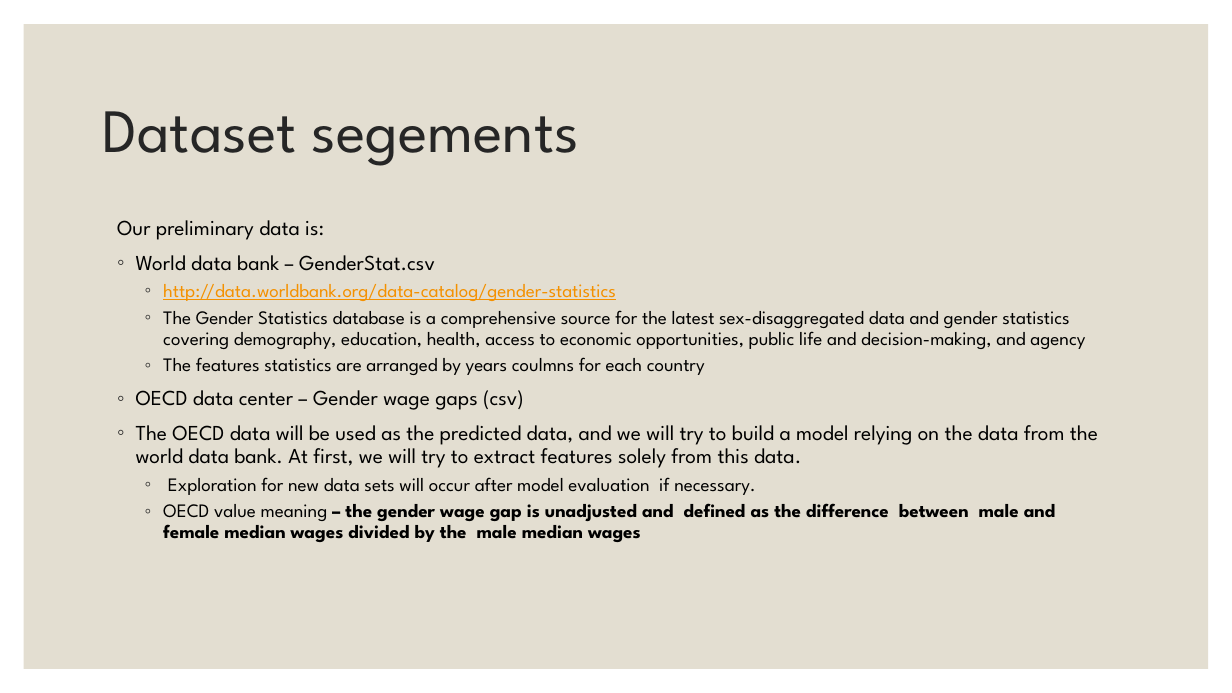
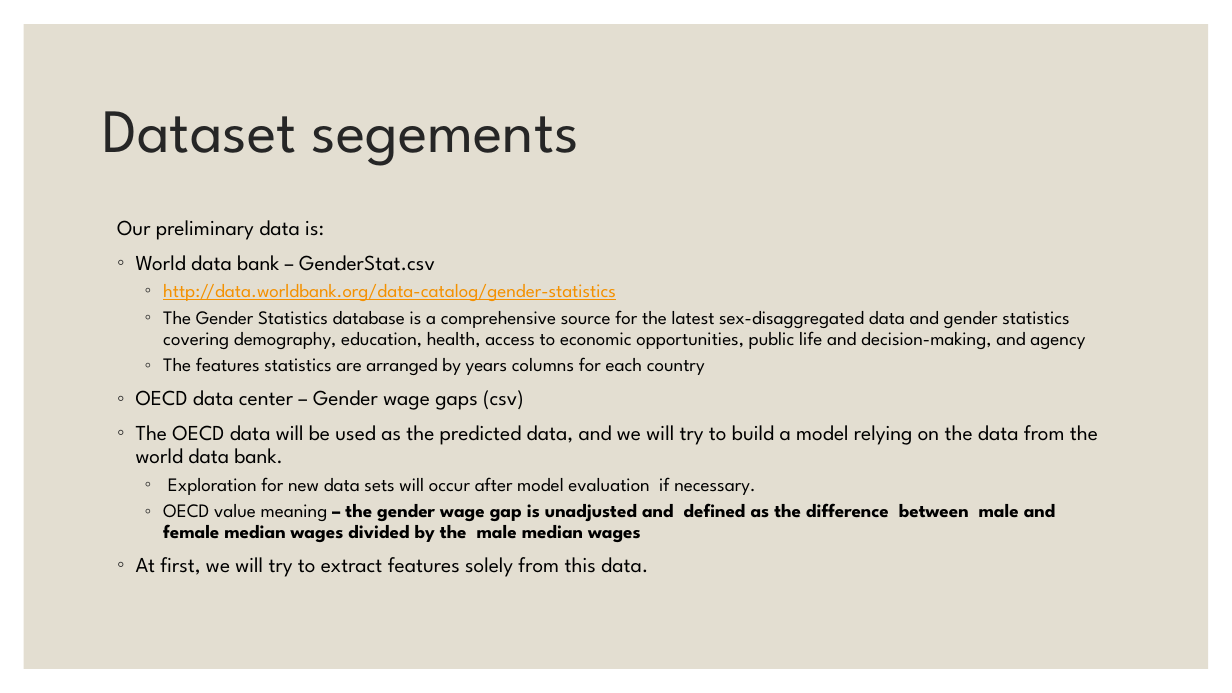
Before and after one commit to EylonSaadon/DataScienceWorkShop, a slide deck: slide 3 of Sallary gap predictionfrom Project Demo.pptx. Drawn at 1232x693 pixels with LibreOffice and Linux fonts; fonts in the diff are those of the drawing. Boxes give left, top, right and bottom in pixels: in the first picture for what was removed or moved away, otherwise in the second. Text is boxed around its words. In the diff, an @@ line names an element or a change of style, - is before the commit and + after.

Commit message:
some changes to the presentation

```diff
--- a/Sallary gap predictionfrom Project Demo.pptx
+++ b/Sallary gap predictionfrom Project Demo.pptx
@@ text at <box>163,357,705,375</box>: text changed @@
-  ◦ The features statistics are arranged by years coulmns for each country
+  ◦ The features statistics are arranged by years columns for each country
@@ text at <box>136,425,1098,464</box>: text changed @@
-◦ The OECD data will be used as the predicted data, and we will try to build a model relying on the data from the world data bank. At first, we will try to extract features solely from this data.
+◦ The OECD data will be used as the predicted data, and we will try to build a model relying on the data from the world data bank.
@@ text at <box>136,557,648,577</box>: paragraph added @@
+◦ At first, we will try to extract features solely from this data.
```
Also in this commit, not shown: 2 other slides changed.
